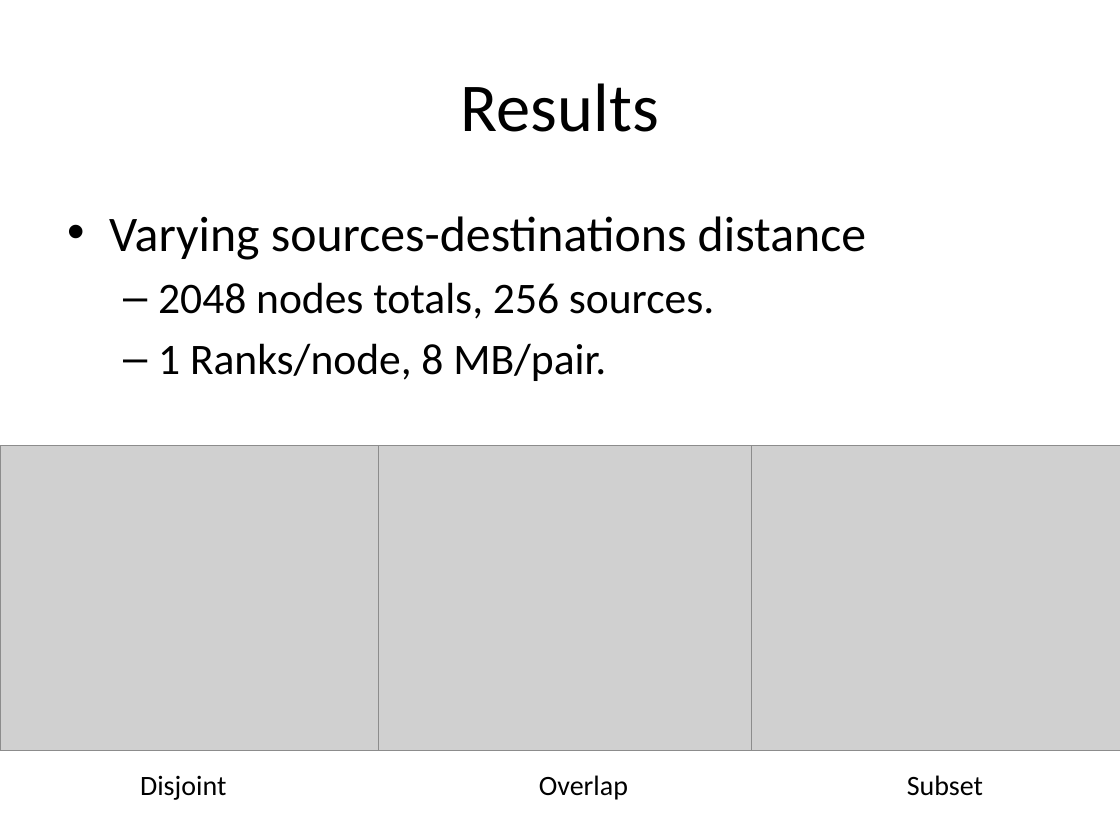
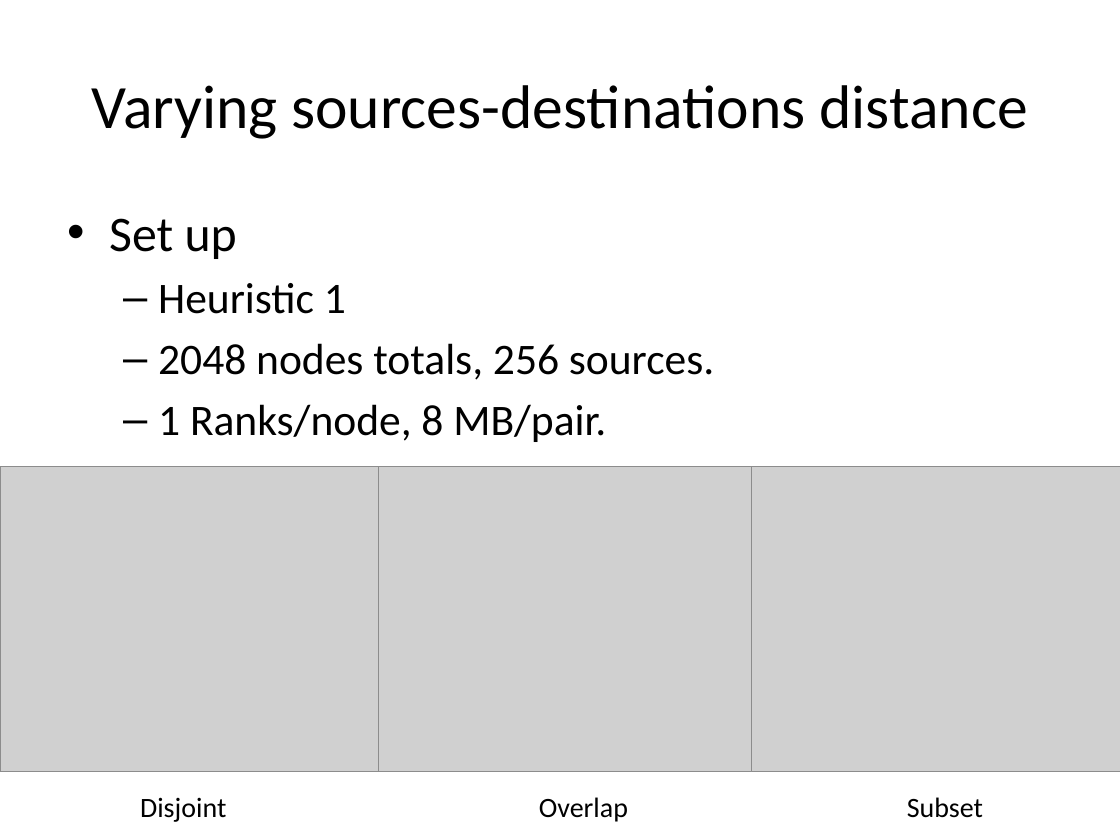
Before and after one commit to huyba/optiq, a slide deck: slide 11 of docs/Meeting_June_19.pptx (slide 10 before the commit). Drawn at 1120x840 pixels with LibreOffice and Linux fonts; fonts in the diff are those of the drawing; grey boxes stand for pictures. Boxes give left, top, right and bottom in pixels: in the first picture for what was removed or moved away, otherwise in the second. Text is boxed around its words. In the diff, an @@ line names an element or a change of style, - is before the commit and + after.

```diff
--- a/docs/Meeting_June_19.pptx
+++ b/docs/Meeting_June_19.pptx
@@ title at [92, 85, 1028, 139]: text changed; size 44 to 39.6 pt @@
-Results
+Varying sources-destinations distance
@@ text at [109, 218, 346, 314]: text changed; size 32 to 28 pt @@
-• Varying sources-destinations distance
+• Set up
+  – Heuristic 1
@@ 3 pictures, 3 texts: place and size @@
-3 pictures, 3 texts at [0, 445, 1120, 800]
+3 pictures, 3 texts at [0, 467, 1120, 822]
```
Also in this commit, not shown: 4 other slides changed, 2 slides added, 1 slide removed.
